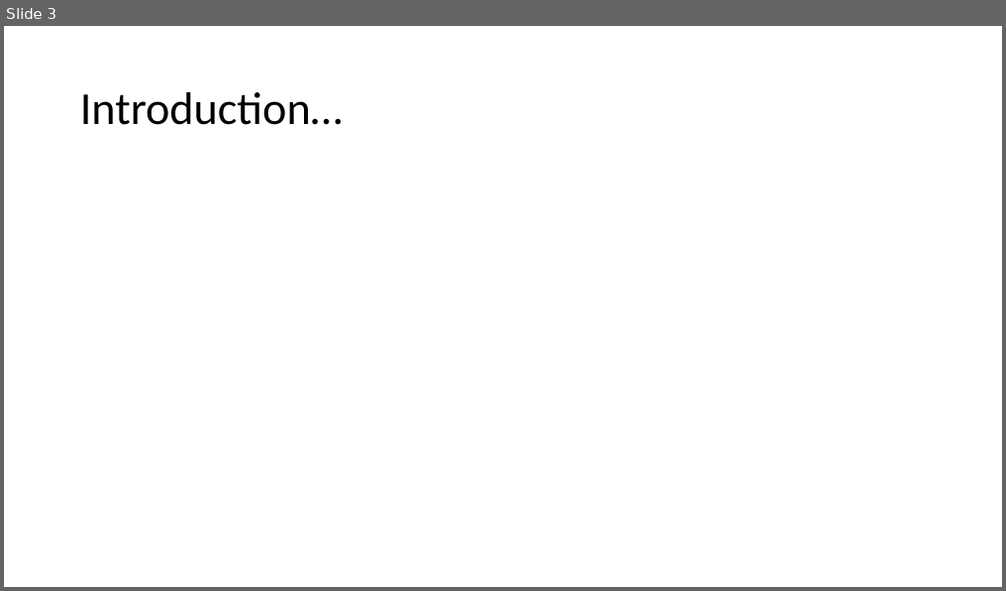
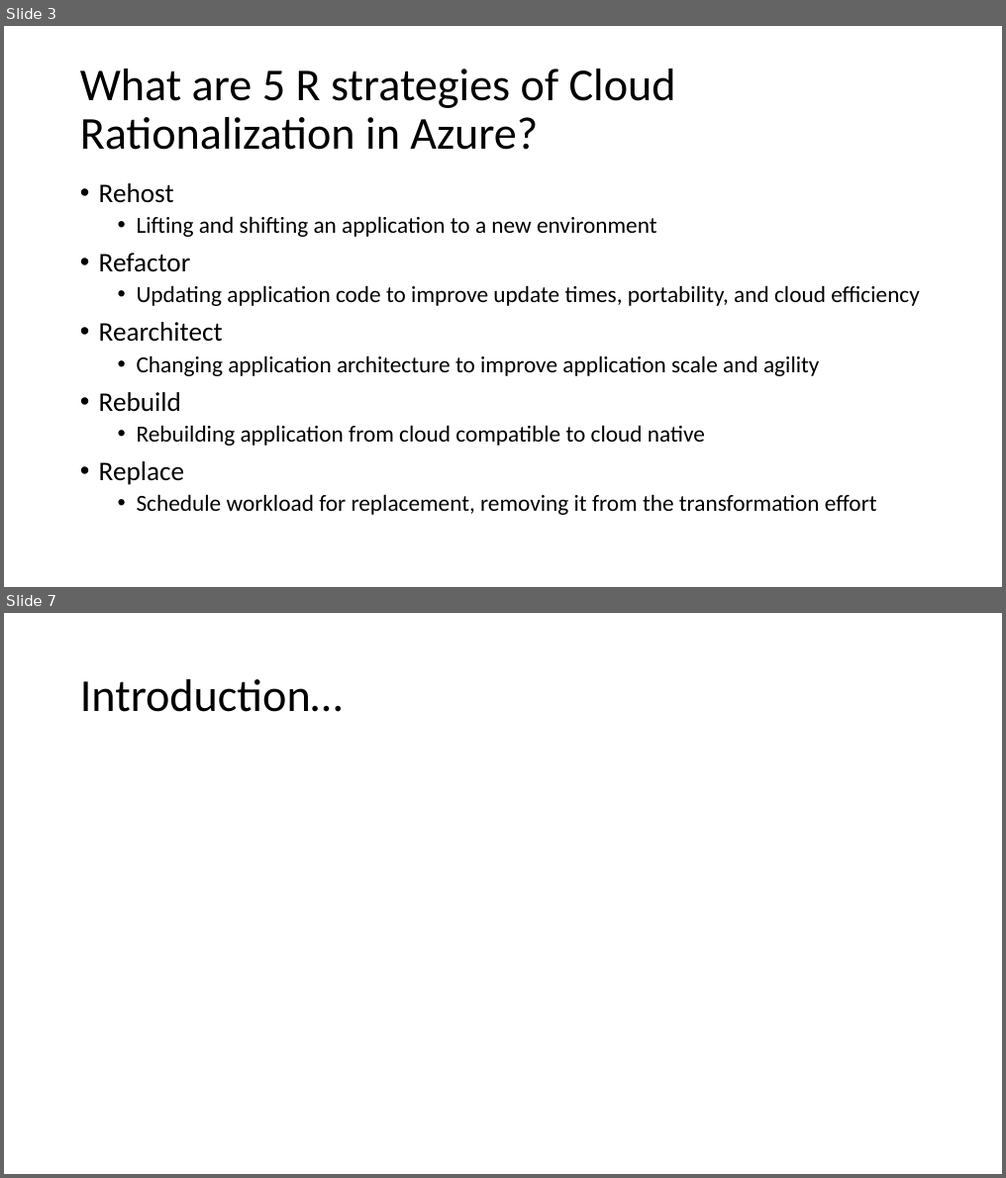
Before and after one commit to kevinmenotyou/devops_project2, a slide deck: powerpoint/devops_project2_presentation.pptx. Shown one above the other, each under a label of ours: slide 3 before the commit, slides 3 and 7 after it; the slides between them are not shown. The pictures are 1006x591 and 1006x1178 pixels, drawn with LibreOffice and Linux fonts; fonts in the diff are those of the drawing. Boxes give left, top, right and bottom in pixels: in the first picture for what was removed or moved away, otherwise in the second. Text is boxed around its words. In the diff, an @@ line names an element or a change of style, - is before the commit and + after.

```diff
--- a/powerpoint/devops_project2_presentation.pptx
+++ b/powerpoint/devops_project2_presentation.pptx
@@ slide 3 added at (4, 26, 1002, 587), background #FFFFFF @@
@@ title added at (80, 69, 676, 150), 44 pt, text #000000 @@
+What are 5 R strategies of Cloud Rationalization in Azure?
@@ text added at (99, 183, 920, 515), 22.2 pt, text #000000 @@
+• Rehost
+  • Lifting and shifting an application to a new environment
+• Refactor
+  • Updating application code to improve update times, portability, and cloud efficiency
+• Rearchitect
+  • Changing application architecture to improve application scale and agility
+• Rebuild
+  • Rebuilding application from cloud compatible to cloud native
+• Replace
+  • Schedule workload for replacement, removing it from the transformation effort
@@ what was slide 3 is now slide 7 @@
```
Also in this commit, not shown: 2 slides changed, 3 other slides added, 1 slide removed.
